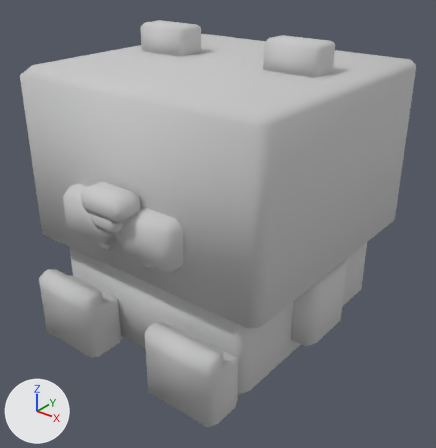
Before and after pictures for a commit that changed the FBX model Jenga/Assets/Scenes/Jenga/Model/tiger.FBX.
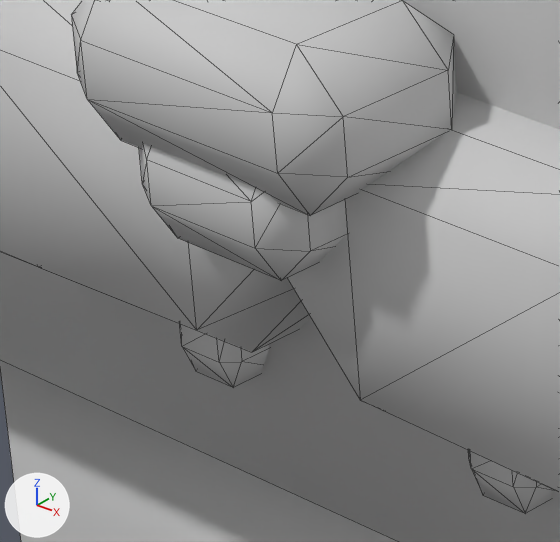
There are two pictures of each version: one whole from a camera (50 mm lens) standing at (1.508, -1.901, 0.994) and looking at (0.055, -0.085, -0.132), one close up on the part from 16% to 36% of the width and 43% to 61% of the height. Every picture has the same lights, and +X, +Y and +Z are marked at lower left. The close-ups show mesh edges as thin lines. Where no turn or scale is listed for an object, it has been applied to the vertices.

Before the edit, the objects in view are built like this:
```python
me_mesh = bpy.data.meshes.new('Mesh')
me_mesh.from_pydata(...)  # 464 vertices, 868 faces; spans x -0.589..0.589, y -0.687..0.621, z -0.604..0.641
me_mesh.materials.append(mat_material__55)  # its picture is missing
ob_box043 = bpy.data.objects.new('Box043', me_mesh)
ob_box043.location = (0.0, 0.0, 0.0)
```
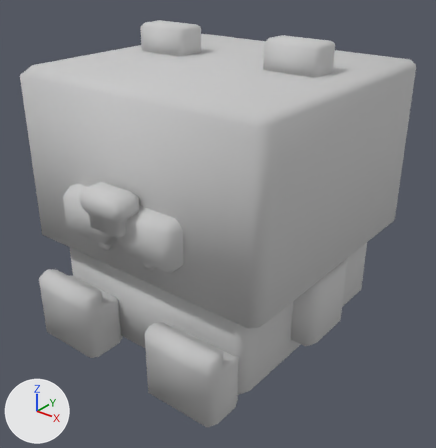
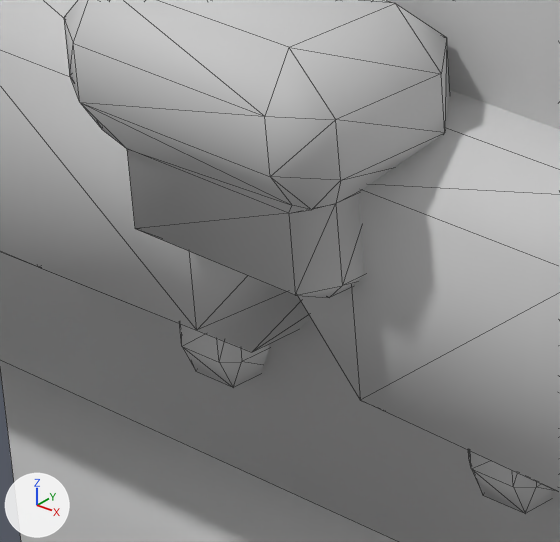
Boxes [x1, y1, x2, y2] around the edits, measured in the close-ups (560 x 542 px):
part 1 of me_mesh, rebuilt: before [71, 0, 457, 215]; after [64, 0, 450, 298]
part 2 of me_mesh, deleted: before [139, 144, 347, 281]

The edits, one by one:
me_mesh is used by ob_box043; location (0.0, 0.0, 0.0).
me_mesh had 464 vertices, 868 faces and spanned x -0.589..0.589, y -0.687..0.621, z -0.604..0.641.
me_mesh now has 464 vertices, 872 faces and spans x -0.589..0.589, y -0.692..0.621, z -0.604..0.641.
me_mesh part 1: the loose piece of 24 vertices spanning x -0.098..0.116, y -0.687..-0.557, z 0.094..0.192 is rebuilt with 48 vertices and now spans x -0.098..0.116, y -0.692..-0.562, z 0.034..0.192.
Part 2, on me_mesh:
24 vertices are removed from x -0.061..0.073, y -0.675..-0.57, z 0.041..0.12.
44 faces are deleted.
